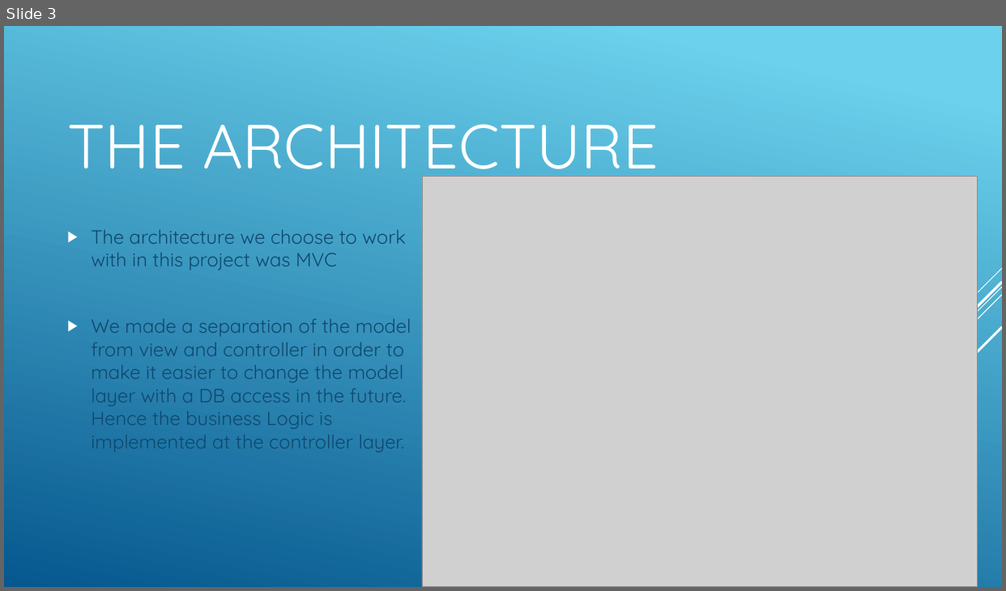
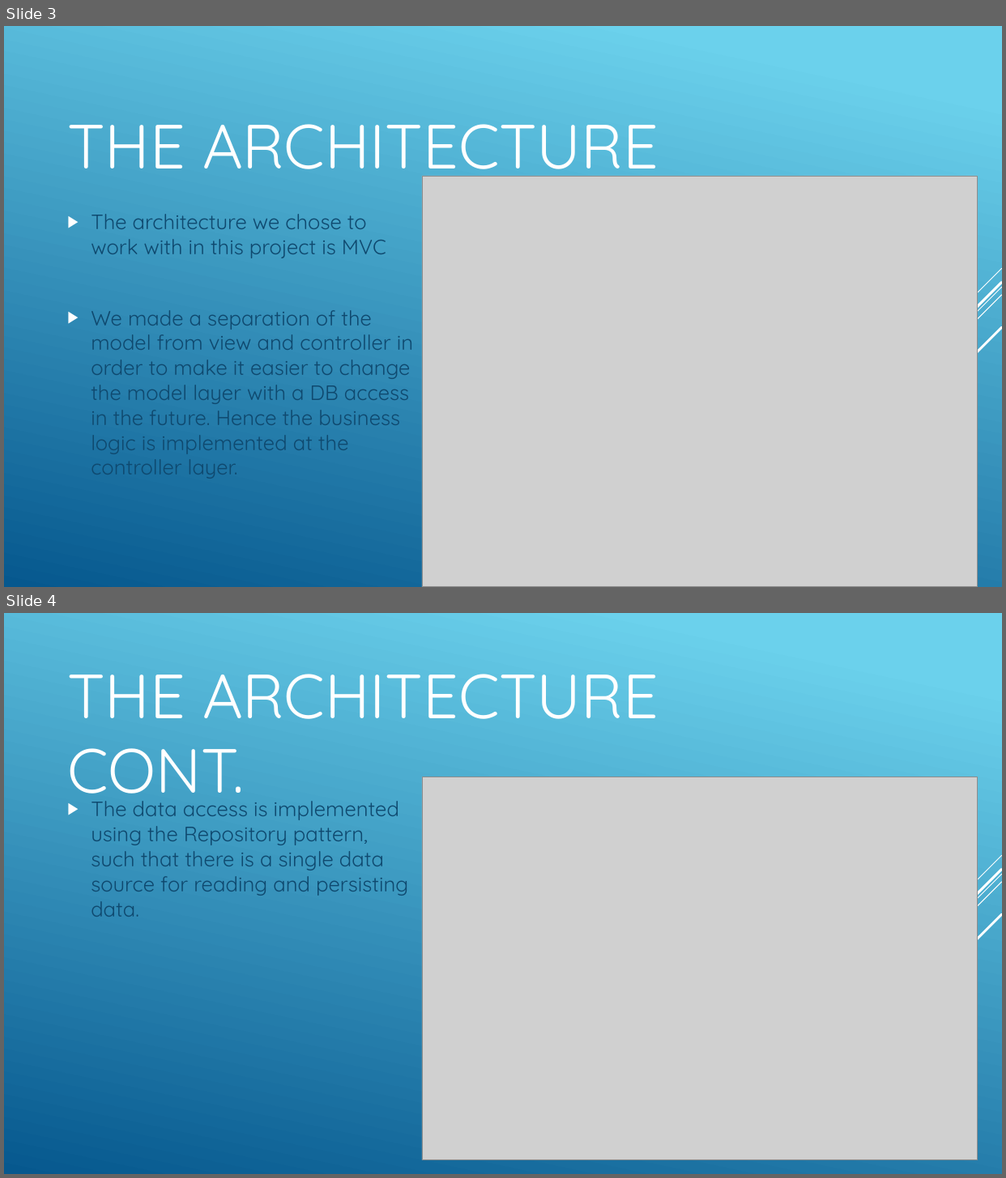
Before and after one commit to haimadrian/SE-Java-Project, a slide deck: Project presentation/SPA-Presentation.pptx. Shown one above the other, each under a label of ours: slide 3 before the commit, slides 3 and 4 after it. The pictures are 1006x591 and 1006x1178 pixels, drawn with LibreOffice and Linux fonts; fonts in the diff are those of the drawing; grey boxes stand for pictures. Boxes give left, top, right and bottom in pixels: in the first picture for what was removed or moved away, otherwise in the second. Text is boxed around its words. In the diff, an @@ line names an element or a change of style, - is before the commit and + after.

Commit message:
update presentation and log4j configuration such that it will flush its buffer immediately

```diff
--- a/Project presentation/SPA-Presentation.pptx
+++ b/Project presentation/SPA-Presentation.pptx
@@ slide 4 added at (4,613,1002,1174), background gradient #6ED2EB to #06588E; not listed: 5 template elements that a slide beside it also shows @@
@@ title added at (67,674,658,809), 60 pt, text #FFFFFF @@
+THE ARCHITECTURE CONT.
@@ picture added at (422,777,978,1161) @@
@@ text added at (91,801,408,917), 20 pt, text #0F496F @@
+▶ The data access is implemented using the Repository pattern, such that there is a single data source for reading and persisting data.
@@ slide 3 changed as well @@
@@ text "The architecture we chose to ..." at (91,214,413,479): vertical alignment middle to top @@
@@ text at (91,214,413,479): text changed; size 18.5 to 20 pt @@
-▶ The architecture we choose to work with in this project was MVC
-▶ We made a separation of the model from view and controller in order to make it easier to change the model layer with a DB access in the future. Hence the business Logic is implemented at the controller layer.
+▶ The architecture we chose to work with in this project is MVC
+▶ We made a separation of the model from view and controller in order to make it easier to change the model layer with a DB access in the future. Hence the business logic is implemented at the controller layer.
```
Also in this commit, not shown: 2 other slides changed, 1 other slide added, 3 other files.
